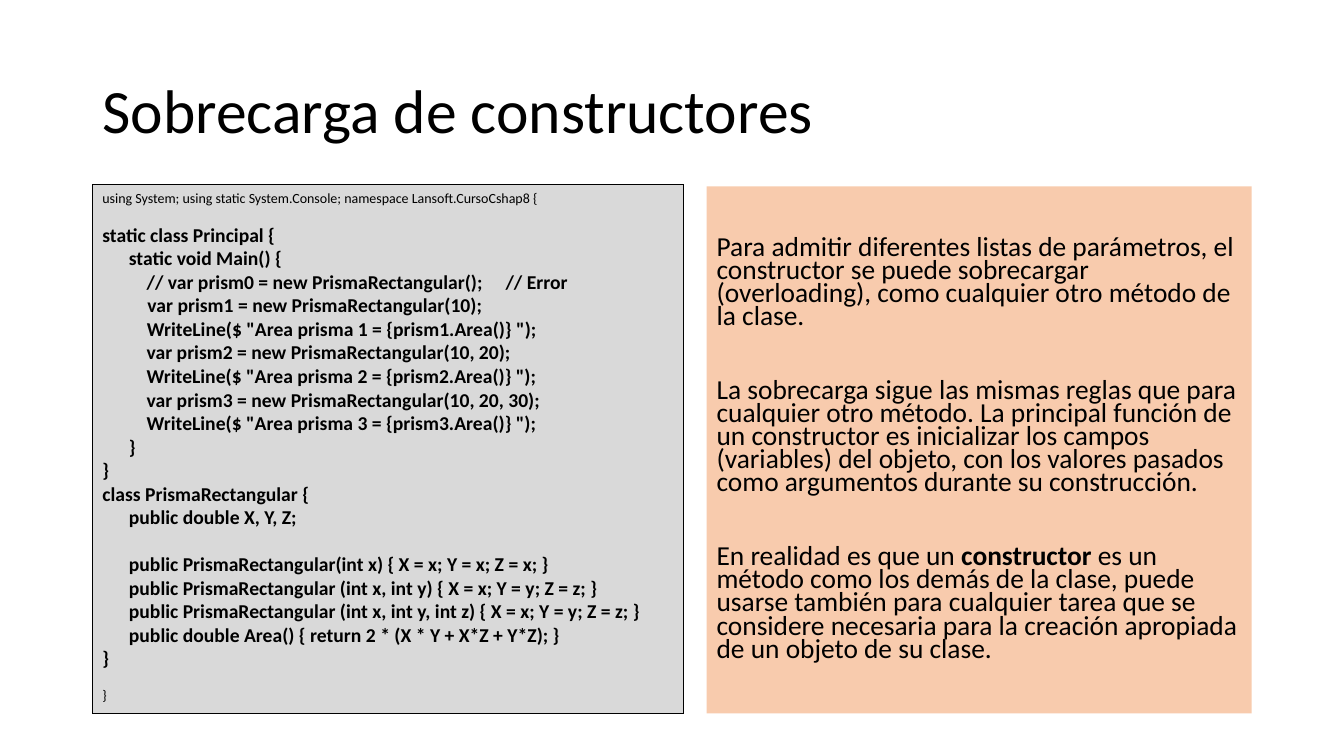
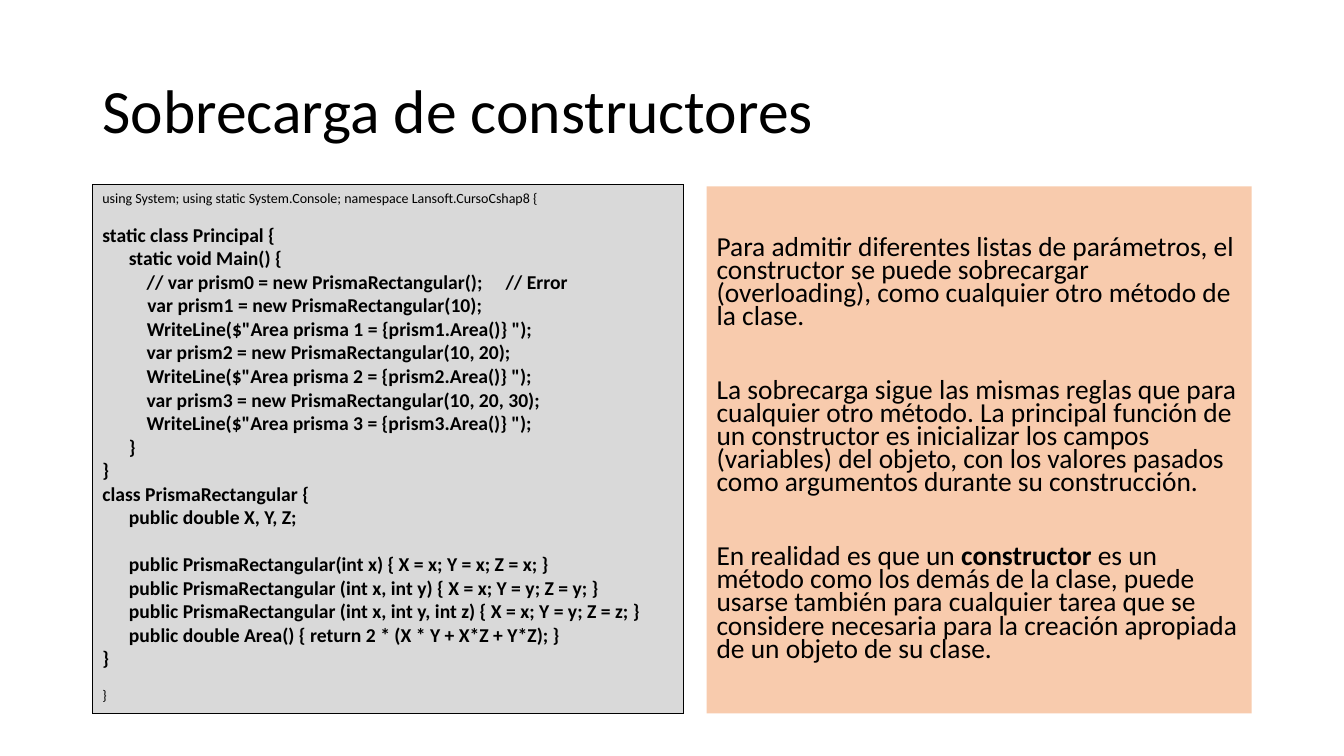
Before and after one commit to AlbertOsinaga/CursoCSharp__8, a slide deck: slide 111 of CSharpQuickReferencia.pptx. Drawn at 1344x756 pixels with LibreOffice and Linux fonts; fonts in the diff are those of the drawing. Boxes give left, top, right and bottom in pixels: in the first picture for what was removed or moved away, otherwise in the second. Text is boxed around its words. In the diff, an @@ line names an element or a change of style, - is before the commit and + after.

Commit message:
V 2020 04 29 PPT CQR 128 slides

```diff
--- a/CSharpQuickReferencia.pptx
+++ b/CSharpQuickReferencia.pptx
@@ text in rectangle at (147,297,507,339): spaces changed @@
-var prism1 = new PrismaRectangular(10); WriteLine($ "Area prisma 1 = {prism1.Area()} ");
+var prism1 = new PrismaRectangular(10); WriteLine($"Area prisma 1 = {prism1.Area()} ");
@@ text in rectangle at (147,368,507,386): spaces changed @@
-WriteLine($ "Area prisma 2 = {prism2.Area()} ");
+WriteLine($"Area prisma 2 = {prism2.Area()} ");
@@ text in rectangle at (147,415,507,433): spaces changed @@
-WriteLine($ "Area prisma 3 = {prism3.Area()} ");
+WriteLine($"Area prisma 3 = {prism3.Area()} ");
@@ text in rectangle at (129,580,588,599): text changed @@
-public PrismaRectangular (int x, int y) { X = x; Y = y; Z = z; }
+public PrismaRectangular (int x, int y) { X = x; Y = y; Z = y; }
```
Also in this commit, not shown: 17 slides added, 3 other files.
